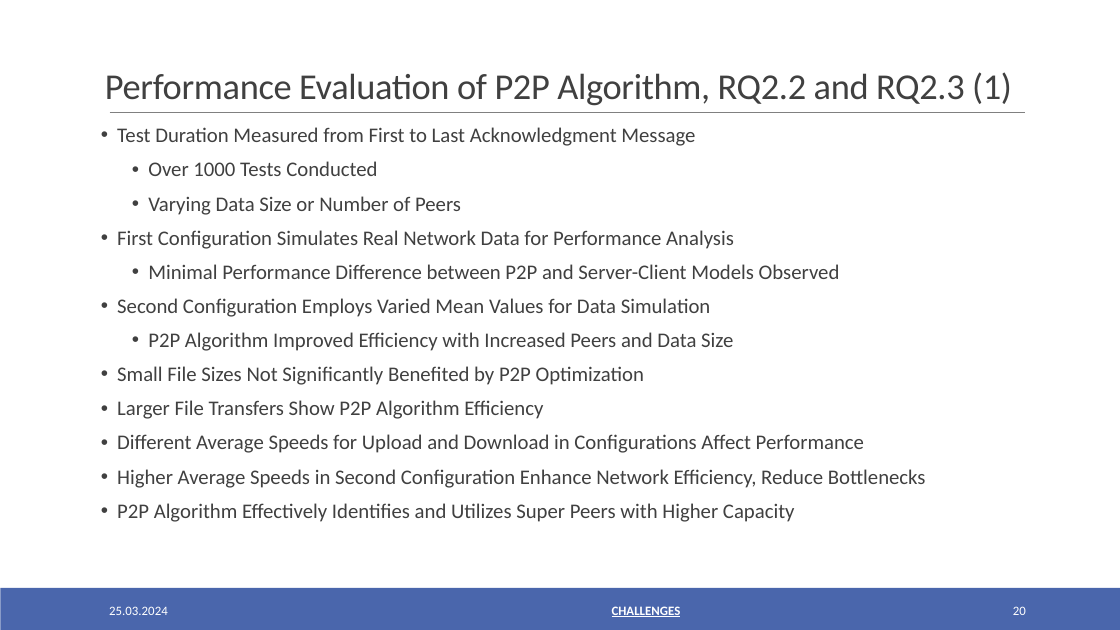
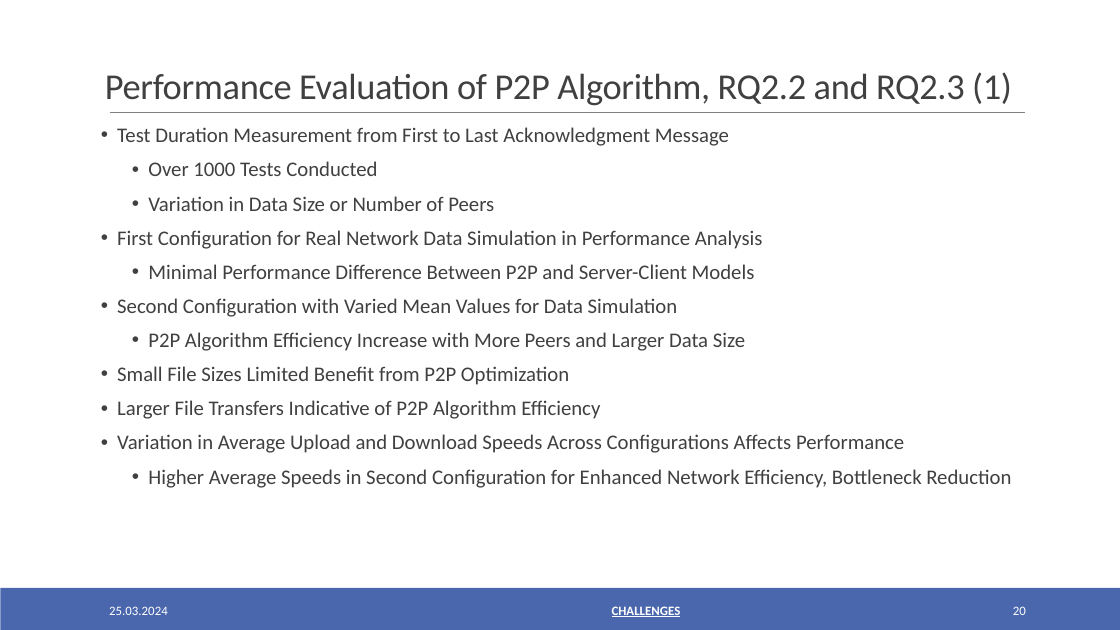
Before and after one commit to oezcankaraca/abschlussvortrag, a slide deck: slide 20 of Abschlussvortrag.pptx. Drawn at 1120x630 pixels with LibreOffice and Linux fonts; fonts in the diff are those of the drawing. Boxes give left, top, right and bottom in pixels: in the first picture for what was removed or moved away, otherwise in the second. Text is boxed around its words. In the diff, an @@ line names an element or a change of style, - is before the commit and + after.

```diff
--- a/Abschlussvortrag.pptx
+++ b/Abschlussvortrag.pptx
@@ text at [117, 127, 729, 146]: text changed @@
-• Test Duration Measured from First to Last Acknowledgment Message
+• Test Duration Measurement from First to Last Acknowledgment Message
@@ text at [117, 196, 1011, 488]: text changed @@
-  • Varying Data Size or Number of Peers
-• First Configuration Simulates Real Network Data for Performance Analysis
-  • Minimal Performance Difference between P2P and Server-Client Models Observed
-• Second Configuration Employs Varied Mean Values for Data Simulation
-  • P2P Algorithm Improved Efficiency with Increased Peers and Data Size
-• Small File Sizes Not Significantly Benefited by P2P Optimization
-• Larger File Transfers Show P2P Algorithm Efficiency
-• Different Average Speeds for Upload and Download in Configurations Affect Performance
-• Higher Average Speeds in Second Configuration Enhance Network Efficiency, Reduce Bottlenecks
-• P2P Algorithm Effectively Identifies and Utilizes Super Peers with Higher Capacity
+  • Variation in Data Size or Number of Peers
+• First Configuration for Real Network Data Simulation in Performance Analysis
+  • Minimal Performance Difference Between P2P and Server-Client Models
+• Second Configuration with Varied Mean Values for Data Simulation
+  • P2P Algorithm Efficiency Increase with More Peers and Larger Data Size
+• Small File Sizes Limited Benefit from P2P Optimization
+• Larger File Transfers Indicative of P2P Algorithm Efficiency
+• Variation in Average Upload and Download Speeds Across Configurations Affects Performance
+  • Higher Average Speeds in Second Configuration for Enhanced Network Efficiency, Bottleneck Reduction
```
Also in this commit, not shown: 17 other slides changed, 3 other files.
